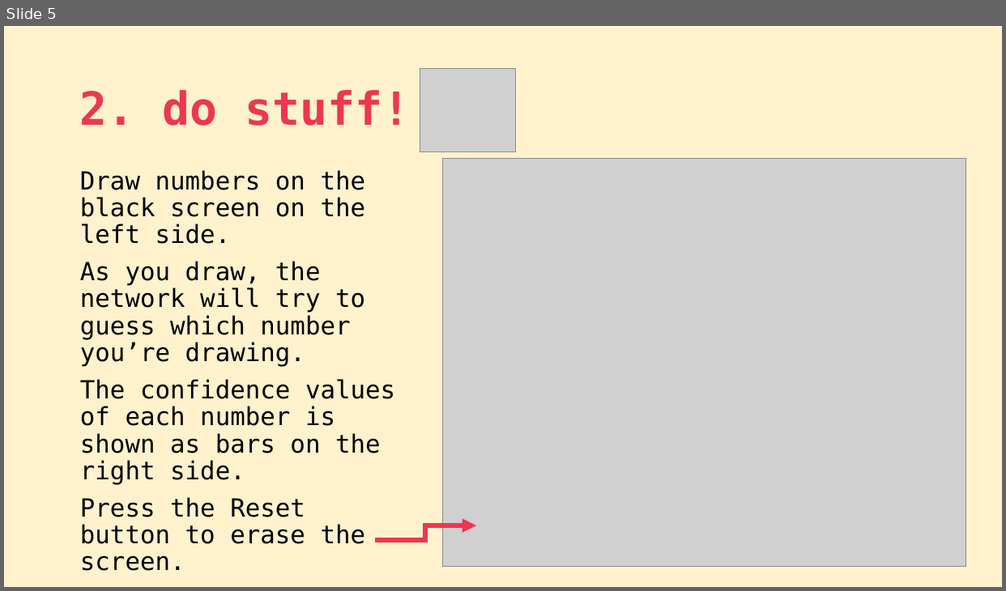
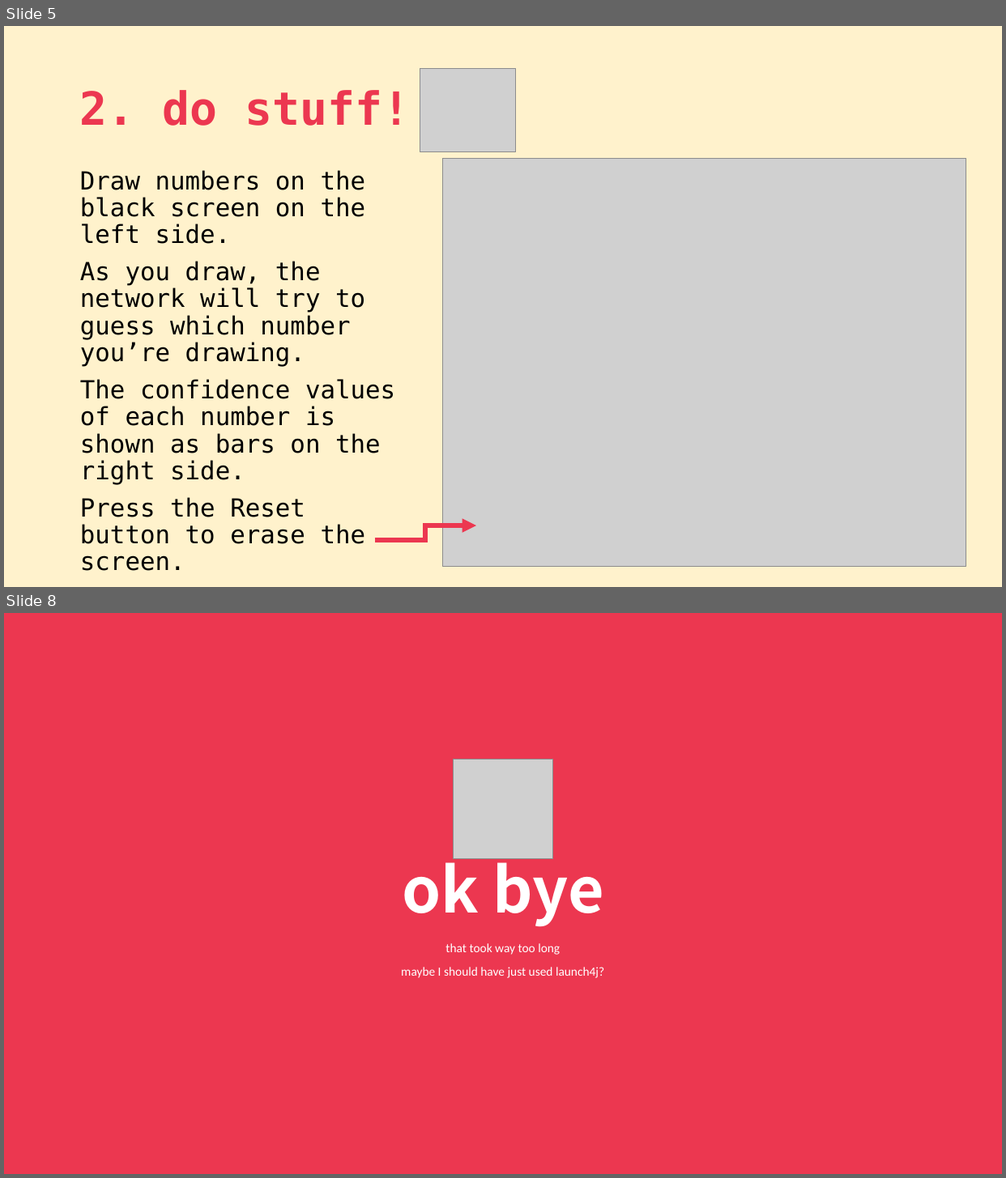
Before and after one commit to koino2/character-recognition, a slide deck: releases/Instructions.pptx. Shown one above the other, each under a label of ours: slide 5 before the commit, slides 5 and 8 after it; the slides between them are not shown. The pictures are 1006x591 and 1006x1178 pixels, drawn with LibreOffice and Linux fonts; fonts in the diff are those of the drawing; grey boxes stand for pictures. Boxes give left, top, right and bottom in pixels: in the first picture for what was removed or moved away, otherwise in the second. Text is boxed around its words. In the diff, an @@ line names an element or a change of style, - is before the commit and + after.

```diff
--- a/releases/Instructions.pptx
+++ b/releases/Instructions.pptx
@@ slide 8 added at [4, 613, 1002, 1174], background #EC3750 @@
@@ picture added at [454, 759, 552, 858] @@
@@ title added at [402, 850, 603, 927], 60 pt, text #FFFFFF, bold @@
+ok bye
@@ subtitle added at [401, 943, 604, 978], 12 pt, text #FFFFFF @@
+that took way too long
+maybe I should have just used launch4j?
```
Also in this commit, not shown: 2 slides changed, 5 other files.
